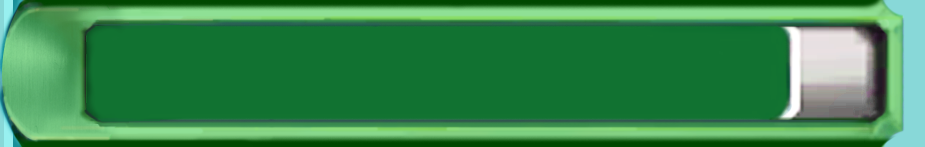
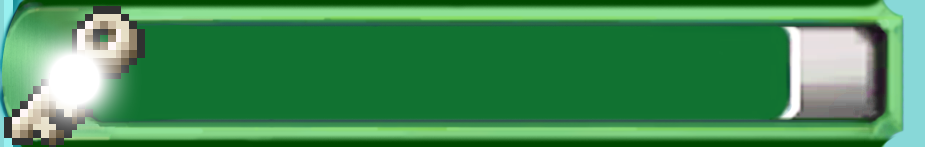
Layers edited between the first and the second 925×147 image:
showed "Layer 32" over [4,6,145,147]
